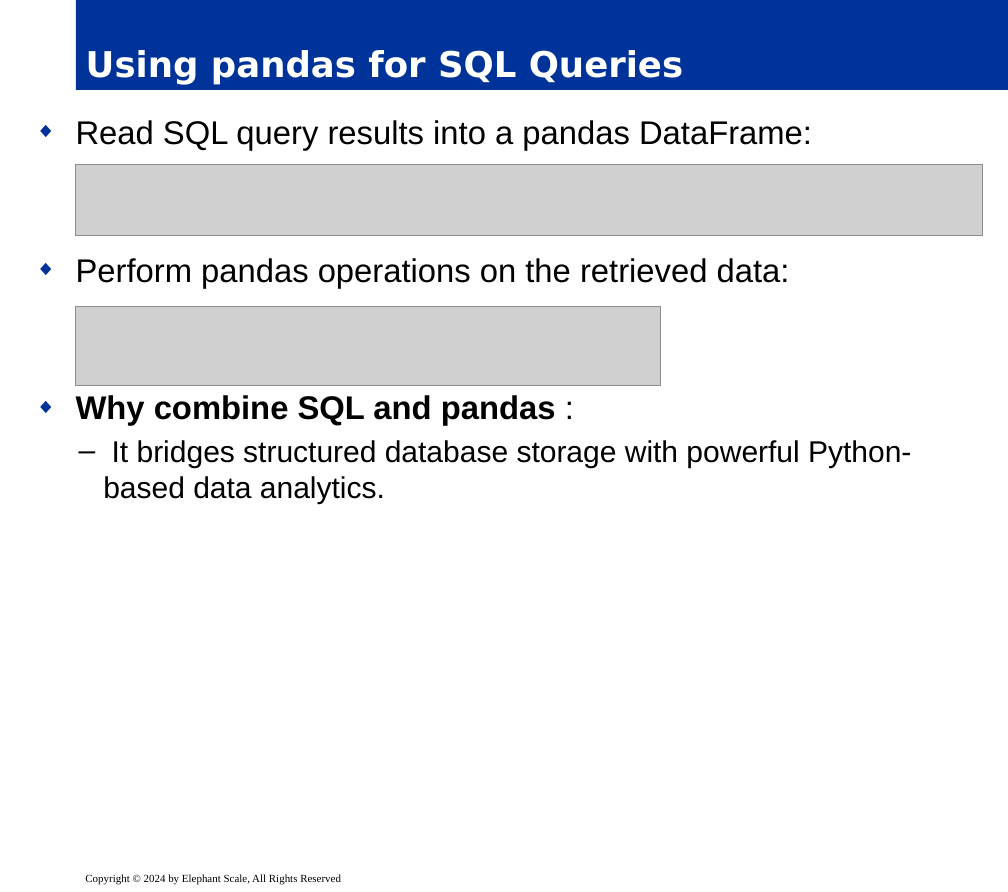
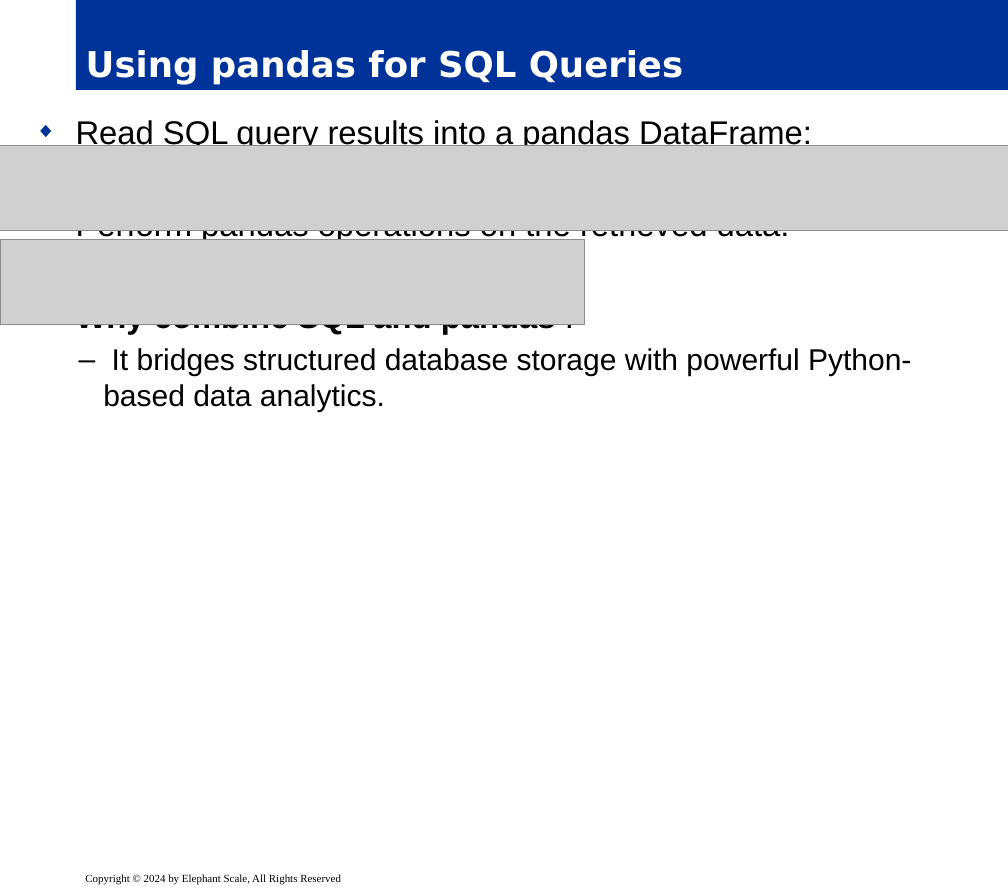
Before and after one commit to elephantscale/es-training-new, a slide deck: slide 23 of building-ai-applications/ready/03__DatabaseAgent.pptx. Drawn at 1008x892 pixels with LibreOffice and Linux fonts; fonts in the diff are those of the drawing; grey boxes stand for pictures; background and template pictures are left out. Boxes give left, top, right and bottom in pixels: in the first picture for what was removed or moved away, otherwise in the second. Text is boxed around its words. In the diff, an @@ line names an element or a change of style, - is before the commit and + after.

```diff
--- a/building-ai-applications/ready/03__DatabaseAgent.pptx
+++ b/building-ai-applications/ready/03__DatabaseAgent.pptx
@@ text "Read SQL query results into ..." rewrapped from bbox=[76, 120, 911, 504] to bbox=[76, 120, 911, 413] @@
@@ picture: place and size @@
-picture at bbox=[76, 164, 982, 235]
+picture at bbox=[0, 146, 1008, 230]
@@ picture added at bbox=[0, 240, 584, 325] @@
@@ picture removed at bbox=[76, 307, 660, 386] @@
```
Also in this commit, not shown: 23 other slides changed, 5 other files.
